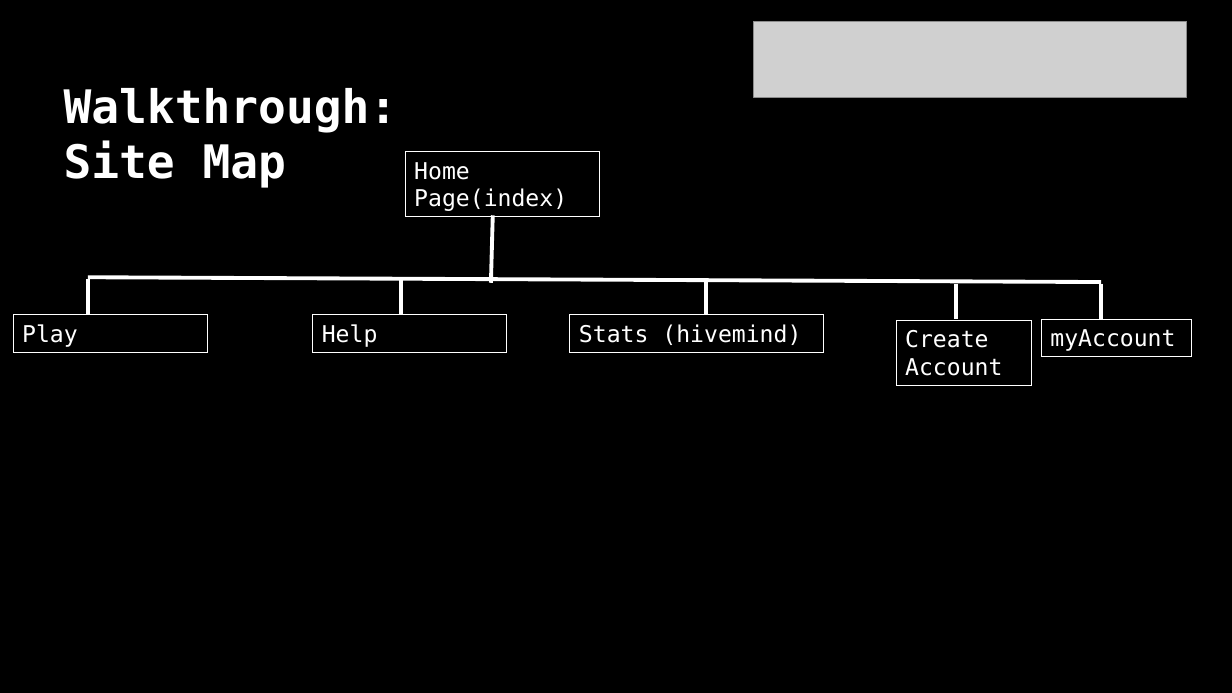
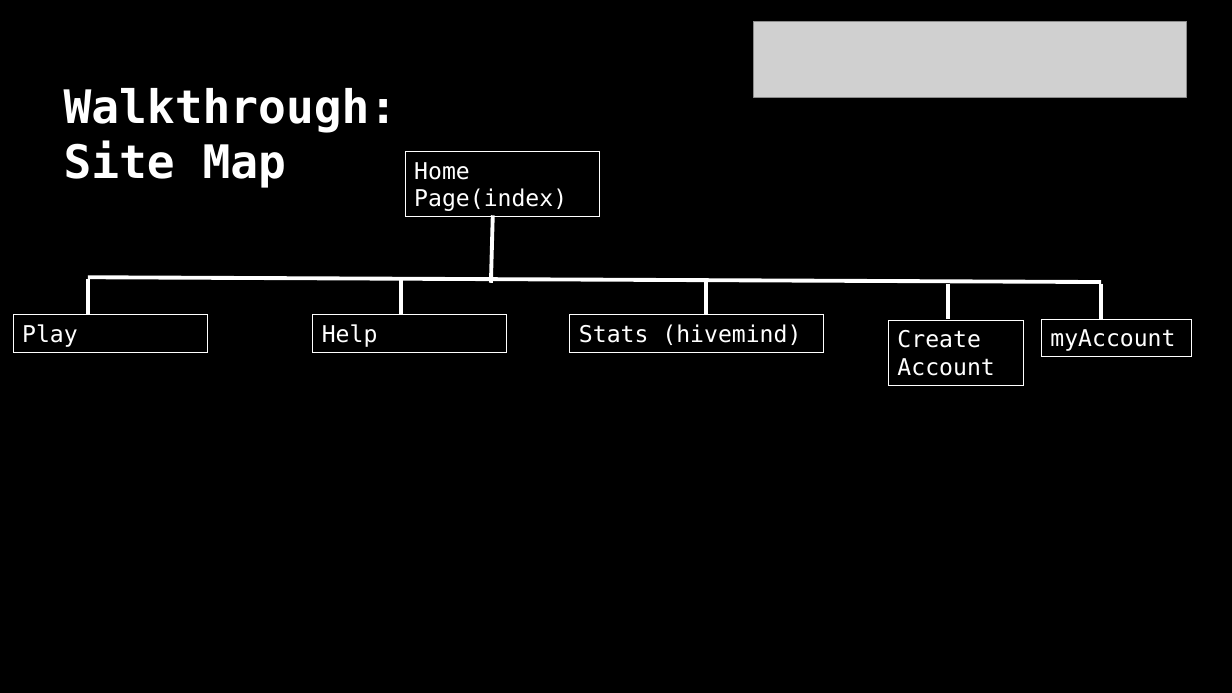
Before and after one commit to christophermcfadyen/glasgowrpg, a slide deck: slide 13 of chris pres.pptx (slide 8 before the commit). Drawn at 1232x693 pixels with LibreOffice and Linux fonts; fonts in the diff are those of the drawing; grey boxes stand for pictures. Boxes give left, top, right and bottom in pixels: in the first picture for what was removed or moved away, otherwise in the second. Text is boxed around its words. In the diff, an @@ line names an element or a change of style, - is before the commit and + after.

```diff
--- a/chris pres.pptx
+++ b/chris pres.pptx
@@ line moved from (957, 284) - (957, 320) to (948, 284) - (948, 320) @@
@@ rectangle "Create Account": place and size @@
-rectangle "Create Account" at (897, 321, 1031, 386)
+rectangle "Create Account" at (888, 321, 1023, 386)
```
Also in this commit, not shown: 3 other slides changed.
